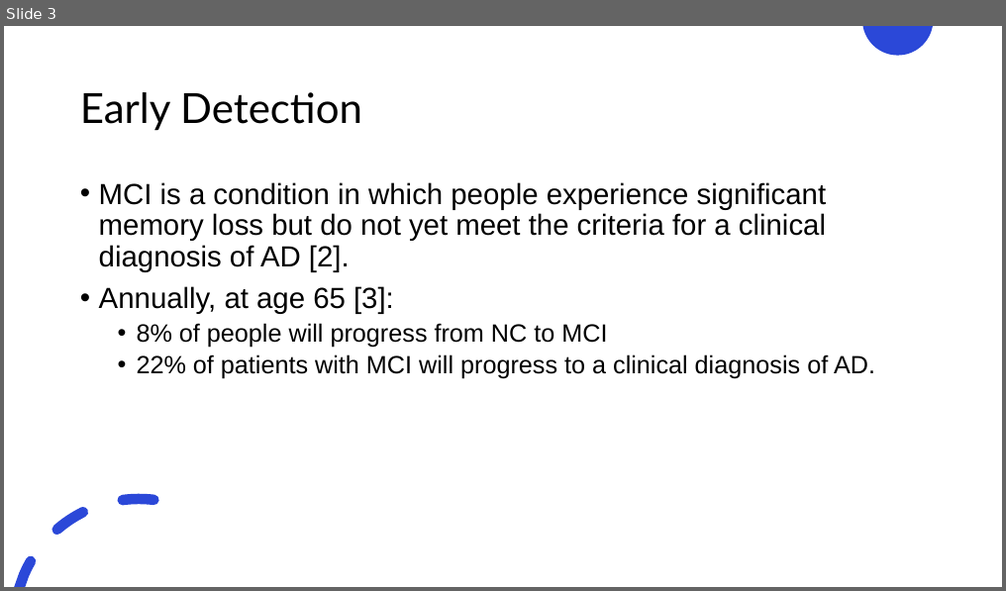
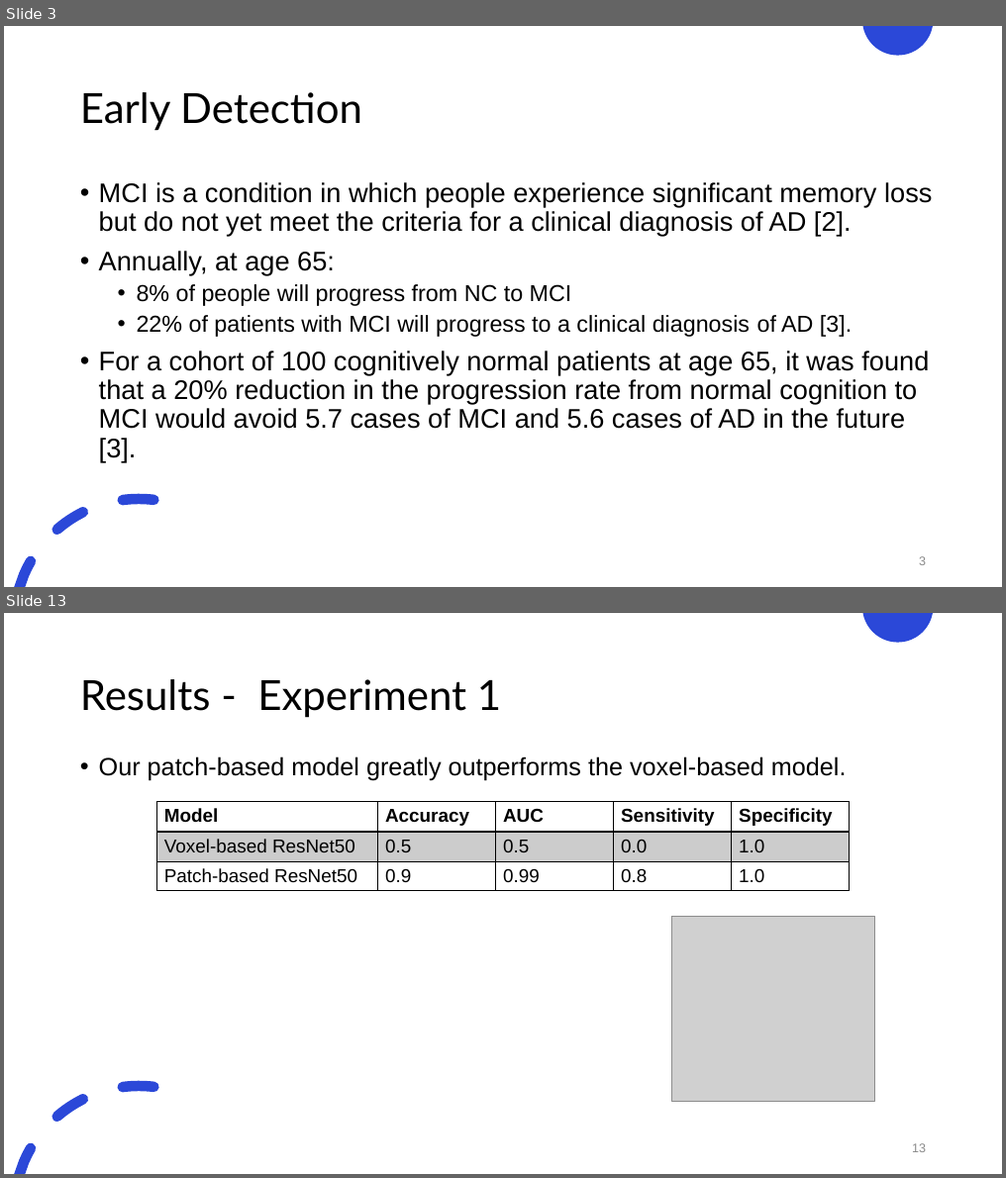
Before and after one commit to justin-bardwell/JB_AD, a slide deck: 21961992_Seminar.pptx. Shown one above the other, each under a label of ours: slide 3 before the commit, slides 3 and 13 after it; the slides between them are not shown. The pictures are 1006x591 and 1006x1178 pixels, drawn with LibreOffice and Linux fonts; fonts in the diff are those of the drawing; grey boxes stand for pictures. Boxes give left, top, right and bottom in pixels: in the first picture for what was removed or moved away, otherwise in the second. Text is boxed around its words. In the diff, an @@ line names an element or a change of style, - is before the commit and + after.

```diff
--- a/21961992_Seminar.pptx
+++ b/21961992_Seminar.pptx
@@ slide 13 added at box(4, 613, 1002, 1174), background #FFFFFF; not listed: 2 template elements that a slide beside it also shows @@
@@ title added at box(80, 679, 501, 718), 40 pt, text #000000 @@
+Results - Experiment 1
@@ text added at box(99, 757, 846, 781), 24 pt, text #000000 @@
+• Our patch-based model greatly outperforms the voxel-based model.
@@ table added at box(156, 802, 847, 892), 3 rows, 5 columns @@
+Model | Accuracy | AUC | Sensitivity | Specificity
+Voxel-based ResNet50 | 0.5 | 0.5 | 0.0 | 1.0
+Patch-based ResNet50 | 0.9 | 0.99 | 0.8 | 1.0
@@ picture added at box(672, 917, 874, 1101) @@
@@ page number added at box(912, 1144, 926, 1153), 12 pt, text #8C8C8C @@
+13
@@ slide 3 changed as well @@
@@ text at box(99, 182, 932, 306): size 28 to 25.9 pt in "MCI is a condition in which people ..."; size 24 to 22.2 pt in "8% of people will progress from NC ..." @@
@@ text at box(99, 251, 335, 275): text changed; size 28 to 25.9 pt @@
-• Annually, at age 65 [3]:
+• Annually, at age 65:
@@ text at box(99, 315, 929, 463): text changed; size 24 to 25.9 pt @@
-  • 22% of patients with MCI will progress to a clinical diagnosis of AD.
+  • 22% of patients with MCI will progress to a clinical diagnosis of AD [3].
+• For a cohort of 100 cognitively normal patients at age 65, it was found that a 20% reduction in the progression rate from normal cognition to MCI would avoid 5.7 cases of MCI and 5.6 cases of AD in the future [3].
@@ page number added at box(919, 557, 926, 566), 12 pt, text #8C8C8C @@
+3
```
Also in this commit, not shown: 10 other slides changed, 6 other slides added, 5 slides removed, 1 other file.
